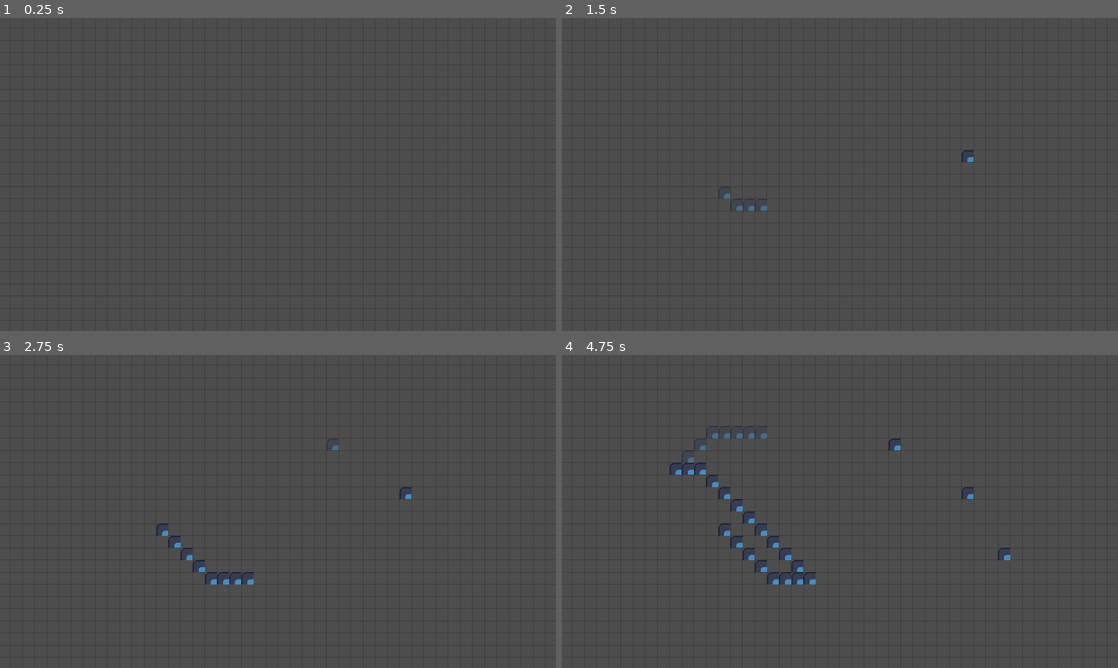
Above: before the commit, frames 1-4 (two rows, left to right).
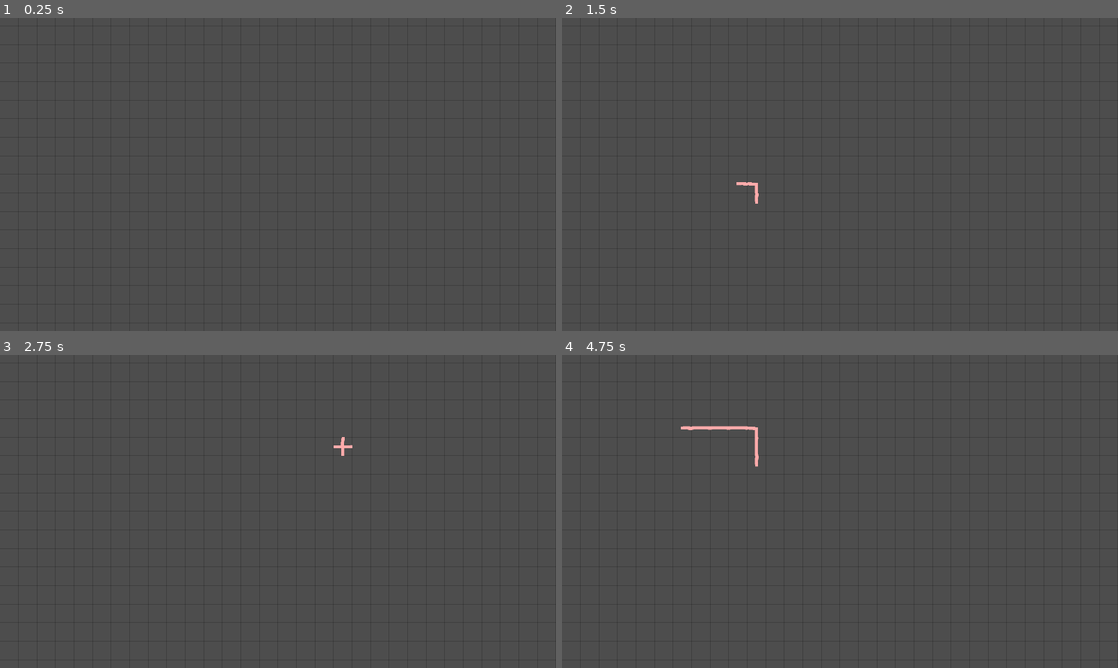
Above: after the commit, the same moments.

Repository: Aisudoragon/logic-gates
Game: Godot game, scene res://old/backend/playground.tscn
Same seed, same stepped clock (60 frames per second), same inputs: the game is played once before the commit and once after it. This scene is started directly instead of the project's main scene. The engine's default icon, where the game draws it, is replaced by a stand-in: a white triangle on a blue panel in a dark square.
Inputs (mouse positions are in pixels of both pictures, inside the frame that each line leads up to):
- Up to frame 1 (0.25 s): no input
- Up to frame 2 (1.5 s): tap Enter at 0.5 s; move the mouse to (962, 158) at 0.52 s; press the mouse at (962, 158) at 0.53 s; release the mouse at (962, 158) at 1.25 s; tap Space at 1.25 s; drag from (728, 190) to (812, 237) at 1.27 s
- Up to frame 3 (2.75 s): move the mouse to (333, 442) at 2.02 s; press the mouse at (333, 442) at 2.03 s
- Up to frame 4 (4.75 s): release the mouse at (895, 442) at 2.75 s; tap Enter at 2.75 s; drag from (812, 574) to (673, 464) at 2.77 s; move the mouse to (1006, 558) at 3.52 s; press the mouse at (1006, 558) at 3.53 s; release the mouse at (1006, 558) at 4.25 s; tap Space at 4.25 s; drag from (673, 464) to (756, 433) at 4.27 s

The runs differ from the first frame. In frame 1, 0.4% of the frame differs, in the area x 1-100%, y 2-98%; in frame 2, 0.6%; in frame 3, 0.8%; in frame 4, 1.5%.
Error after the commit: Invalid call. Nonexistent function '_tile_data_runtime_update' in base 'TileMapLayer'. (res://old/backend/playground.gd:45)

Commit message:
Working on placing wires, automaticly connects

Diff:
--- /dev/null
+++ b/assets/resources/tilesets/wire_tileset.tres
@@ -0,0 +1,143 @@
+[gd_resource type="TileSet" load_steps=5 format=3 uid="uid://dhfs68s3itmxi"]
+
+[ext_resource type="PackedScene" uid="uid://bf8o3qdidagxu" path="res://scenes/gates/not_gate.tscn" id="2_mbbk2"]
+[ext_resource type="Texture2D" uid="uid://kwohp7j5r2qw" path="res://assets/resources/textures/wire.png" id="3_bcvnh"]
+
+[sub_resource type="TileSetAtlasSource" id="TileSetAtlasSource_gh8p3"]
+texture = ExtResource("3_bcvnh")
+texture_region_size = Vector2i(64, 64)
+0:0/next_alternative_id = 12
+0:0/0 = 0
+0:0/1 = 1
+0:0/1/modulate = Color(0.7, 1, 0.76, 1)
+0:0/1/custom_data_0 = true
+0:0/2 = 2
+0:0/2/modulate = Color(1, 0.67, 0.67, 1)
+0:0/3 = 3
+0:0/3/flip_h = true
+0:0/3/transpose = true
+0:0/3/modulate = Color(0.701961, 1, 0.760784, 1)
+0:0/3/custom_data_0 = true
+0:0/4 = 4
+0:0/4/flip_h = true
+0:0/4/transpose = true
+0:0/4/modulate = Color(1, 0.670588, 0.670588, 1)
+0:0/5 = 5
+0:0/5/flip_h = true
+0:0/5/flip_v = true
+0:0/5/modulate = Color(0.701961, 1, 0.760784, 1)
+0:0/5/custom_data_0 = true
+0:0/6 = 6
+0:0/6/flip_h = true
+0:0/6/flip_v = true
+0:0/6/modulate = Color(1, 0.670588, 0.670588, 1)
+0:0/7 = 7
+0:0/7/flip_v = true
+0:0/7/transpose = true
+0:0/7/modulate = Color(0.701961, 1, 0.760784, 1)
+0:0/7/custom_data_0 = true
+0:0/8 = 8
+0:0/8/flip_v = true
+0:0/8/transpose = true
+0:0/8/modulate = Color(1, 0.670588, 0.670588, 1)
+1:0/next_alternative_id = 5
+1:0/0 = 0
+1:0/1 = 1
+1:0/1/modulate = Color(0.7, 1, 0.76, 1)
+1:0/1/custom_data_0 = true
+1:0/2 = 2
+1:0/2/modulate = Color(1, 0.670588, 0.670588, 1)
+1:0/3 = 3
+1:0/3/flip_h = true
+1:0/3/transpose = true
+1:0/3/modulate = Color(0.7, 1, 0.76, 1)
+1:0/3/custom_data_0 = true
+1:0/4 = 4
+1:0/4/flip_h = true
+1:0/4/transpose = true
+1:0/4/modulate = Color(1, 0.670588, 0.670588, 1)
+2:0/next_alternative_id = 9
+2:0/0 = 0
+2:0/1 = 1
+2:0/1/modulate = Color(0.7, 1, 0.76, 1)
+2:0/1/custom_data_0 = true
+2:0/2 = 2
+2:0/2/modulate = Color(1, 0.670588, 0.670588, 1)
+2:0/3 = 3
+2:0/3/flip_h = true
+2:0/3/transpose = true
+2:0/3/modulate = Color(0.7, 1, 0.76, 1)
+2:0/3/custom_data_0 = true
+2:0/4 = 4
+2:0/4/flip_h = true
+2:0/4/transpose = true
+2:0/4/modulate = Color(1, 0.670588, 0.670588, 1)
+2:0/5 = 5
+2:0/5/flip_h = true
+2:0/5/flip_v = true
+2:0/5/modulate = Color(0.7, 1, 0.76, 1)
+2:0/5/custom_data_0 = true
+2:0/6 = 6
+2:0/6/flip_h = true
+2:0/6/flip_v = true
+2:0/6/modulate = Color(1, 0.670588, 0.670588, 1)
+2:0/7 = 7
+2:0/7/flip_v = true
+2:0/7/transpose = true
+2:0/7/modulate = Color(0.7, 1, 0.76, 1)
+2:0/7/custom_data_0 = true
+2:0/8 = 8
+2:0/8/flip_v = true
+2:0/8/transpose = true
+2:0/8/modulate = Color(1, 0.670588, 0.670588, 1)
+3:0/next_alternative_id = 9
+3:0/0 = 0
+3:0/1 = 1
+3:0/1/modulate = Color(0.7, 1, 0.76, 1)
+3:0/1/custom_data_0 = true
+3:0/2 = 2
+3:0/2/modulate = Color(1, 0.670588, 0.670588, 1)
+3:0/3 = 3
+3:0/3/flip_h = true
+3:0/3/transpose = true
+3:0/3/modulate = Color(0.7, 1, 0.76, 1)
+3:0/3/custom_data_0 = true
+3:0/4 = 4
+3:0/4/flip_h = true
+3:0/4/transpose = true
+3:0/4/modulate = Color(1, 0.670588, 0.670588, 1)
+3:0/5 = 5
+3:0/5/flip_h = true
+3:0/5/flip_v = true
+3:0/5/modulate = Color(0.7, 1, 0.76, 1)
+3:0/5/custom_data_0 = true
+3:0/6 = 6
+3:0/6/flip_h = true
+3:0/6/flip_v = true
+3:0/6/modulate = Color(1, 0.670588, 0.670588, 1)
+3:0/7 = 7
+3:0/7/flip_v = true
+3:0/7/transpose = true
+3:0/7/modulate = Color(0.7, 1, 0.76, 1)
+3:0/7/custom_data_0 = true
+3:0/8 = 8
+3:0/8/flip_v = true
+3:0/8/transpose = true
+3:0/8/modulate = Color(1, 0.670588, 0.670588, 1)
+4:0/next_alternative_id = 3
+4:0/0 = 0
+4:0/1 = 1
+4:0/1/modulate = Color(0.7, 1, 0.76, 1)
+4:0/1/custom_data_0 = true
+4:0/2 = 2
+4:0/2/modulate = Color(1, 0.670588, 0.670588, 1)
+
+[sub_resource type="TileSetScenesCollectionSource" id="TileSetScenesCollectionSource_v76aj"]
+scenes/2/scene = ExtResource("2_mbbk2")
+
+[resource]
+tile_size = Vector2i(64, 64)
+custom_data_layer_0/name = "state"
+custom_data_layer_0/type = 1
+sources/1 = SubResource("TileSetScenesCollectionSource_v76aj")
+sources/0 = SubResource("TileSetAtlasSource_gh8p3")
--- a/assets/resources/wire_tileset.tres
+++ /dev/null
@@ -1,23 +0,0 @@
-[gd_resource type="TileSet" load_steps=3 format=3 uid="uid://dhfs68s3itmxi"]
-
-[ext_resource type="Texture2D" uid="uid://cj86b6py6lf00" path="res://icon.svg" id="1_4s7sy"]
-
-[sub_resource type="TileSetAtlasSource" id="TileSetAtlasSource_b6onu"]
-texture = ExtResource("1_4s7sy")
-texture_region_size = Vector2i(42, 42)
-0:0/next_alternative_id = 2
-0:0/0 = 0
-0:0/1 = 1
-0:0/1/modulate = Color(1, 1, 1, 0.5)
-1:0/0 = 0
-2:0/0 = 0
-2:1/0 = 0
-1:1/0 = 0
-0:1/0 = 0
-0:2/0 = 0
-1:2/0 = 0
-2:2/0 = 0
-
-[resource]
-tile_size = Vector2i(42, 42)
-sources/0 = SubResource("TileSetAtlasSource_b6onu")
--- a/old/backend/playground.gd
+++ b/old/backend/playground.gd
@@ -1,26 +1,28 @@
 extends Node2D
 
 var startDrawingPos: Vector2i
-@onready var wire_grid: TileMapLayer = $WireGrid
-@onready var highlight: TileMapLayer = $Highlight
+@onready var wire_layer: TileMapLayer = $WireLayer
+@onready var gate_layer: TileMapLayer = $GateLayer
+@onready var highlight_layer: TileMapLayer = $HighlightLayer
+@onready var camera: Camera2D = $Camera2D
 
 
 func _unhandled_input(event: InputEvent) -> void:
-	var mouse_position: Vector2i = wire_grid.local_to_map(wire_grid.get_local_mouse_position())
+	var mouse_position: Vector2i = wire_layer.local_to_map(wire_layer.get_local_mouse_position())
 
 	if event.is_action_pressed("place"):
 		startDrawingPos = mouse_position
 
-	highlight.clear()
+	highlight_layer.clear()
 
 	if Input.is_mouse_button_pressed(MOUSE_BUTTON_LEFT):
-		draw_wire(startDrawingPos, mouse_position, highlight, 1)
+		highlight_wire(startDrawingPos, mouse_position)
 	else:
-		highlight.set_cell(mouse_position, 0, Vector2i(0,0), 1)
+		highlight_layer.set_cell(mouse_position, 0, Vector2i(0,0), 0)
 	if event.is_action_released("place"):
-		draw_wire(startDrawingPos, mouse_position, wire_grid, 0)
+		place_wire()
 	if Input.is_mouse_button_pressed(MOUSE_BUTTON_RIGHT):
-		wire_grid.set_cell(mouse_position, 0)
+		wire_layer.set_cell(mouse_position, 0)
 
 
 func _process(_delta: float) -> void:
@@ -28,31 +30,71 @@
 
 
 func _draw() -> void:
-	var size: Vector2 = get_viewport_rect().size * $Camera2D.zoom / 2
-	var cam: Vector2 = $Camera2D.position
-	for i in range(int((cam.x - size.x) / 42) - 1, int ((size.x + cam.x) / 42) + 1):
-		draw_line(Vector2(i * 42, cam.y + size.y + 100), Vector2(i * 42, cam.y - size.y - 100), "00000030")
-	for i in range(int((cam.y - size.y) / 42) - 1, int((size.y + cam.y) / 42) + 1):
-		draw_line(Vector2(cam.x + size.x + 100, i * 42), Vector2(cam.x - size.x - 100, i * 42), "00000030")
+	var size: Vector2 = get_viewport_rect().size * camera.zoom / 2
+	var cam: Vector2 = camera.position
+	for i in range(int((cam.x - size.x) / 64) - 1, int ((size.x + cam.x) / 64) + 1):
+		draw_line(Vector2(i * 64, cam.y + size.y + 100), Vector2(i * 64, cam.y - size.y - 100), "00000030")
+	for i in range(int((cam.y - size.y) / 64) - 1, int((size.y + cam.y) / 64) + 1):
+		draw_line(Vector2(cam.x + size.x + 100, i * 64), Vector2(cam.x - size.x - 100, i * 64), "00000030")
 
 
-func draw_wire(start_pos: Vector2i, end_pos: Vector2i, grid: TileMapLayer, alt: int) -> void:
+func place_wire() -> void:
+	var cells_to_copy: Array[Vector2i] = highlight_layer.get_used_cells()
+	for pos in cells_to_copy:
+		var cell: TileData = highlight_layer.get_cell_tile_data(pos)
+		wire_layer._tile_data_runtime_update(pos, cell)
+
+
+func highlight_wire(start_pos: Vector2i, end_pos: Vector2i) -> void:
 	var tiles_len : Vector2i = end_pos - start_pos
 	var min_pos : Vector2i = start_pos.min(end_pos)
 	var max_pos : Vector2i = start_pos.max(end_pos)
 
-	for i in range(0, maxi(absi(tiles_len.x), absi(tiles_len.y)) + 1):
-		var direction : Vector2i = tiles_len.sign()
-		var new_cell_pos := Vector2i(
-				clampi(
-						start_pos.x + (i * direction.x),
-						min_pos.x,
-						max_pos.x
-				),
-				clampi(
-						start_pos.y + (i * direction.y),
-						min_pos.y,
-						max_pos.y
-				)
-		)
-		grid.set_cell(new_cell_pos, 0, Vector2i(0, 0), alt)
+	for i in range(0, absi(tiles_len.x) + 1):
+		highlight_layer.set_cell(Vector2i(min_pos.x + i, min_pos.y), 0, Vector2i(4, 0), 2)
+	for i in range(0, absi(tiles_len.y) + 1):
+		highlight_layer.set_cell(Vector2(max_pos.x, min_pos.y + i), 0, Vector2i(4, 0), 2)
+
+	for i in range(0, absi(tiles_len.x) + 1):
+		var tile_pos: Vector2i = Vector2i(min_pos.x + i, min_pos.y)
+		var tile_info: Array = connect_wire(tile_pos)
+		highlight_layer.set_cell(tile_pos, 0, tile_info[0], tile_info[1])
+	for i in range(0, absi(tiles_len.y) + 1):
+		var tile_pos: Vector2i = Vector2i(max_pos.x, min_pos.y + i)
+		var tile_info: Array = connect_wire(tile_pos)
+		highlight_layer.set_cell(tile_pos, 0, tile_info[0], tile_info[1])
+
+
+func connect_wire(position: Vector2i) -> Array:
+	var neighbors: Array[Vector2i] = highlight_layer.get_surrounding_cells(position)
+	if not highlight_layer.get_cell_source_id(neighbors[0]) == -1:  # Checks right side
+		if not highlight_layer.get_cell_source_id(neighbors[1]) == -1:  # Checks bottom side
+			if not highlight_layer.get_cell_source_id(neighbors[2]) == -1:  # Checks left side
+				if not highlight_layer.get_cell_source_id(neighbors[3]) == -1:  # Checks top side
+					return [Vector2(4, 0), 2]
+				return [Vector2i(3, 0), 2]
+			elif not highlight_layer.get_cell_source_id(neighbors[3]) == -1:  # Checks top side
+				return [Vector2i(3, 0), 8]
+			return [Vector2i(2, 0), 2]
+		elif not highlight_layer.get_cell_source_id(neighbors[2]) == -1:  # Checks left side
+			if not highlight_layer.get_cell_source_id(neighbors[3]) == -1:  # Checks top side
+				return [Vector2i(3, 0), 6]
+			return [Vector2i(1, 0), 4]
+		elif not highlight_layer.get_cell_source_id(neighbors[3]) == -1:  # Checks top side
+			return [Vector2i(2, 0), 8]
+		return [Vector2i(0, 0), 8]
+	elif not highlight_layer.get_cell_source_id(neighbors[1]) == -1:  # Checks bottom side
+		if not highlight_layer.get_cell_source_id(neighbors[2]) == -1:  # Checks left side
+			if not highlight_layer.get_cell_source_id(neighbors[3]) == -1:  # Checks top side
+				return [Vector2i(3, 0), 4]
+			return [Vector2i(2, 0), 4]
+		elif not highlight_layer.get_cell_source_id(neighbors[3]) == -1:  # Checks top side
+			return [Vector2i(1, 0), 2]
+		return [Vector2(0, 0), 2]
+	elif not highlight_layer.get_cell_source_id(neighbors[2]) == -1:  # Checks left side
+		if not highlight_layer.get_cell_source_id(neighbors[3]) == -1:  # Checks top side
+			return [Vector2i(2, 0), 6]
+		return [Vector2i(0, 0), 4]
+	elif not highlight_layer.get_cell_source_id(neighbors[3]) == -1:  # Checks top side
+		return [Vector2(0, 0), 6]
+	return [Vector2(4, 0), 2]
--- a/old/backend/playground.tscn
+++ b/old/backend/playground.tscn
@@ -1,18 +1,21 @@
 [gd_scene load_steps=4 format=3 uid="uid://vxc7l235kxff"]
 
 [ext_resource type="Script" path="res://old/backend/playground.gd" id="1_sfim1"]
-[ext_resource type="TileSet" uid="uid://dhfs68s3itmxi" path="res://assets/resources/wire_tileset.tres" id="1_twk4i"]
+[ext_resource type="TileSet" uid="uid://dhfs68s3itmxi" path="res://assets/resources/tilesets/wire_tileset.tres" id="1_twk4i"]
 [ext_resource type="Script" path="res://old/backend/camera_2d.gd" id="3_jwer7"]
 
 [node name="Playground" type="Node2D"]
 script = ExtResource("1_sfim1")
 
-[node name="WireGrid" type="TileMapLayer" parent="."]
+[node name="WireLayer" type="TileMapLayer" parent="."]
 tile_set = ExtResource("1_twk4i")
 collision_enabled = false
 navigation_enabled = false
 
-[node name="Highlight" type="TileMapLayer" parent="."]
+[node name="GateLayer" type="TileMapLayer" parent="."]
+tile_set = ExtResource("1_twk4i")
+
+[node name="HighlightLayer" type="TileMapLayer" parent="."]
 tile_set = ExtResource("1_twk4i")
 collision_enabled = false
 navigation_enabled = false
--- /dev/null
+++ b/scenes/gates/not_gate.tscn
@@ -0,0 +1,15 @@
+[gd_scene load_steps=2 format=3 uid="uid://bf8o3qdidagxu"]
+
+[ext_resource type="Texture2D" uid="uid://cj86b6py6lf00" path="res://icon.svg" id="1_5tjw2"]
+
+[node name="Node2D" type="Node2D"]
+
+[node name="Sprite2D" type="Sprite2D" parent="."]
+scale = Vector2(0.3, 0.3)
+texture = ExtResource("1_5tjw2")
+
+[node name="Marker2D" type="Marker2D" parent="."]
+position = Vector2(-51, 1)
+
+[node name="Marker2D2" type="Marker2D" parent="."]
+position = Vector2(52, 0)
--- a/scenes/gates/or_gate.tscn
+++ b/scenes/gates/or_gate.tscn
@@ -7,11 +7,26 @@
 [node name="Sprite2D" type="Sprite2D" parent="."]
 texture = ExtResource("1_l4xwl")
 
+[node name="Sprite2D" type="Sprite2D" parent="Sprite2D"]
+position = Vector2(-98, -47)
+scale = Vector2(0.3, 0.3)
+texture = ExtResource("1_l4xwl")
+
+[node name="Sprite2D2" type="Sprite2D" parent="Sprite2D"]
+position = Vector2(-97, 42)
+scale = Vector2(0.3, 0.3)
+texture = ExtResource("1_l4xwl")
+
+[node name="Sprite2D3" type="Sprite2D" parent="Sprite2D"]
+position = Vector2(98, 0)
+scale = Vector2(0.3, 0.3)
+texture = ExtResource("1_l4xwl")
+
 [node name="Marker2D" type="Marker2D" parent="."]
-position = Vector2(-78, -27)
+position = Vector2(-95, -46)
 
 [node name="Marker2D2" type="Marker2D" parent="."]
-position = Vector2(-79, 32)
+position = Vector2(-97, 43)
 
 [node name="Marker2D3" type="Marker2D" parent="."]
-position = Vector2(86, -4)
+position = Vector2(99, 0)
Binary file removed: assets/przewod.png
Binary file added: assets/resources/textures/wire.png
Not shown, changed: assets/resources/textures/wire.png.import
